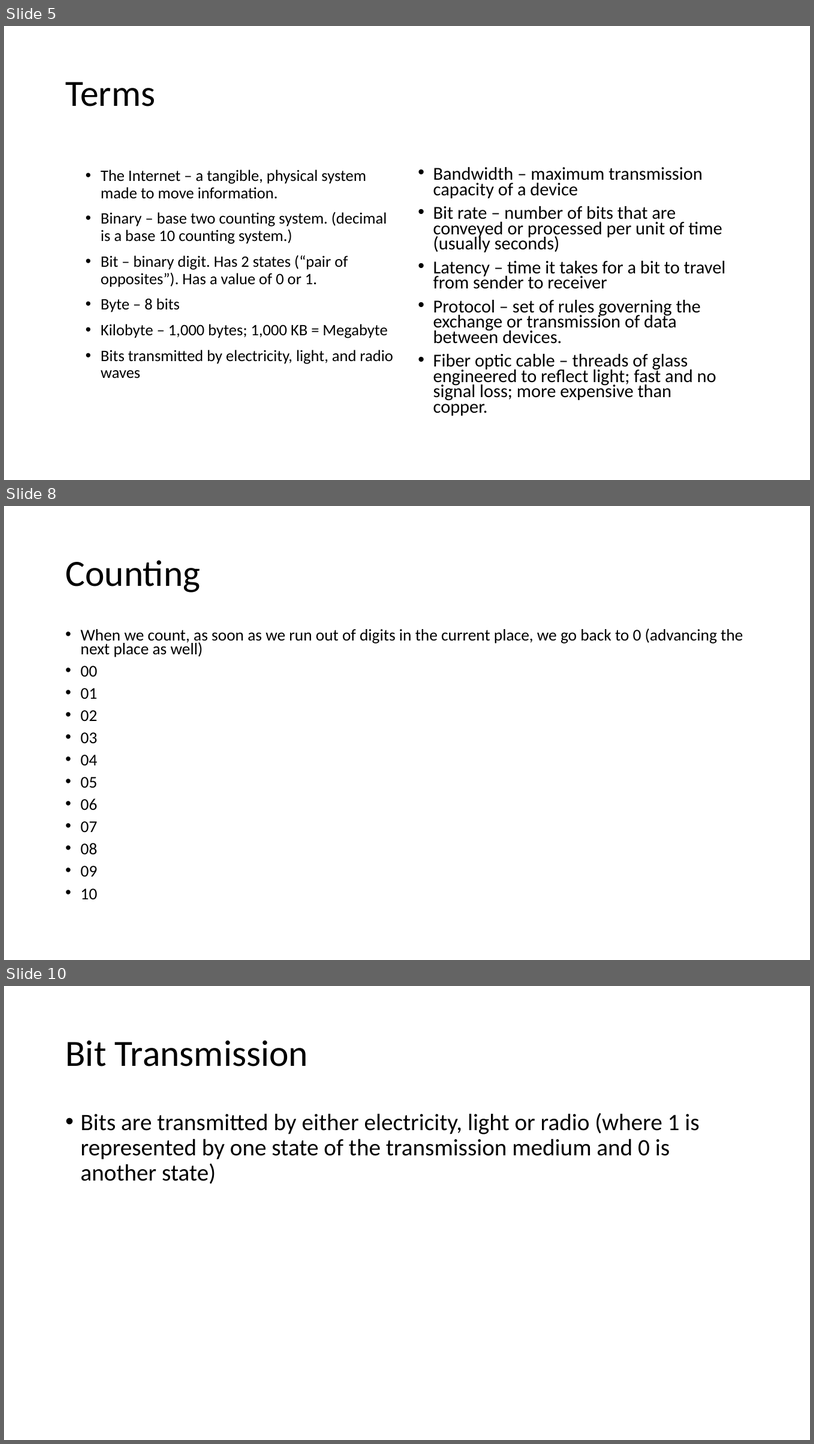
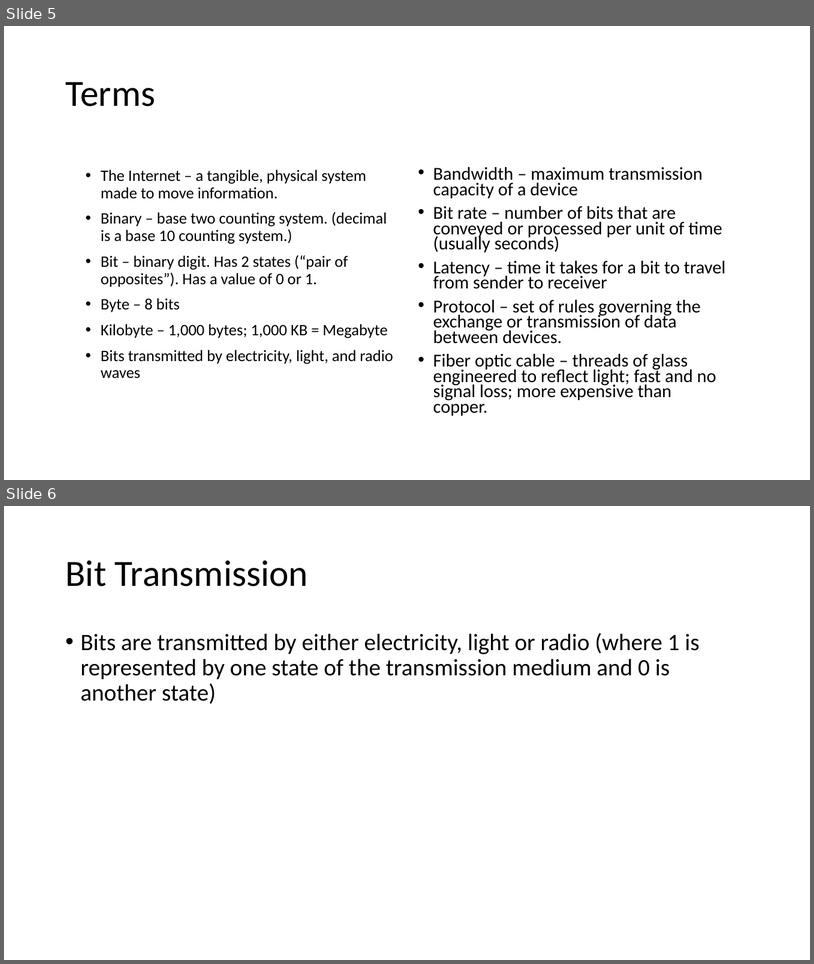
Before and after one commit to amora479/website, a slide deck: content/bju/cps105/lectures/ppt-downloads/lec4.pptx. Shown one above the other, each under a label of ours: slides 5, 8 and 10 before the commit, slides 5 and 6 after it; the slides between them are not shown. The pictures are 814x1444 and 814x964 pixels, drawn with LibreOffice and Linux fonts; fonts in the diff are those of the drawing. Boxes give left, top, right and bottom in pixels: in the first picture for what was removed or moved away, otherwise in the second. Text is boxed around its words. In the diff, an @@ line names an element or a change of style, - is before the commit and + after.

```diff
--- a/content/bju/cps105/lectures/ppt-downloads/lec4.pptx
+++ b/content/bju/cps105/lectures/ppt-downloads/lec4.pptx
@@ slide 8 removed at [4,506,810,960], background #FFFFFF @@
@@ title removed at [65,560,200,592] @@
-Counting
@@ text removed at [81,628,743,900] @@
-• When we count, as soon as we run out of digits in the current place, we go back to 0 (advancing the next place as well)
-• 00
-• 01
-• 02
-• 03
-• 04
-• 05
-• 06
-• 07
-• 08
-• 09
-• 10
@@ what was slide 10 is now slide 6 @@
```
Also in this commit, not shown: 3 other slides removed.
